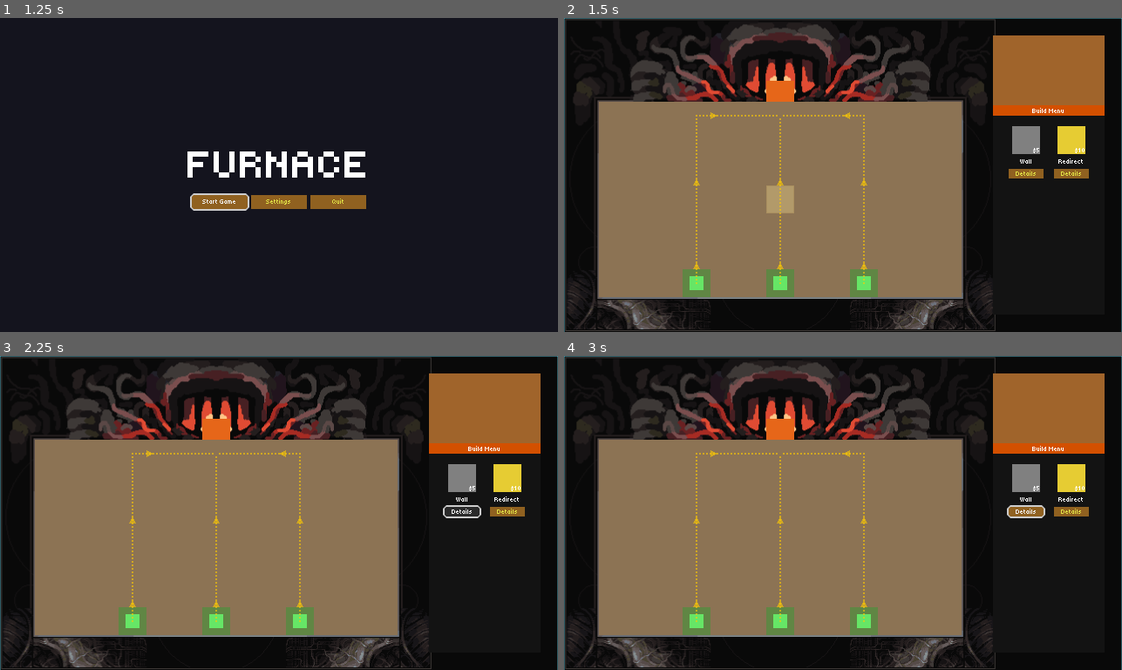
Above: before the commit, frames 1-4 (two rows, left to right).
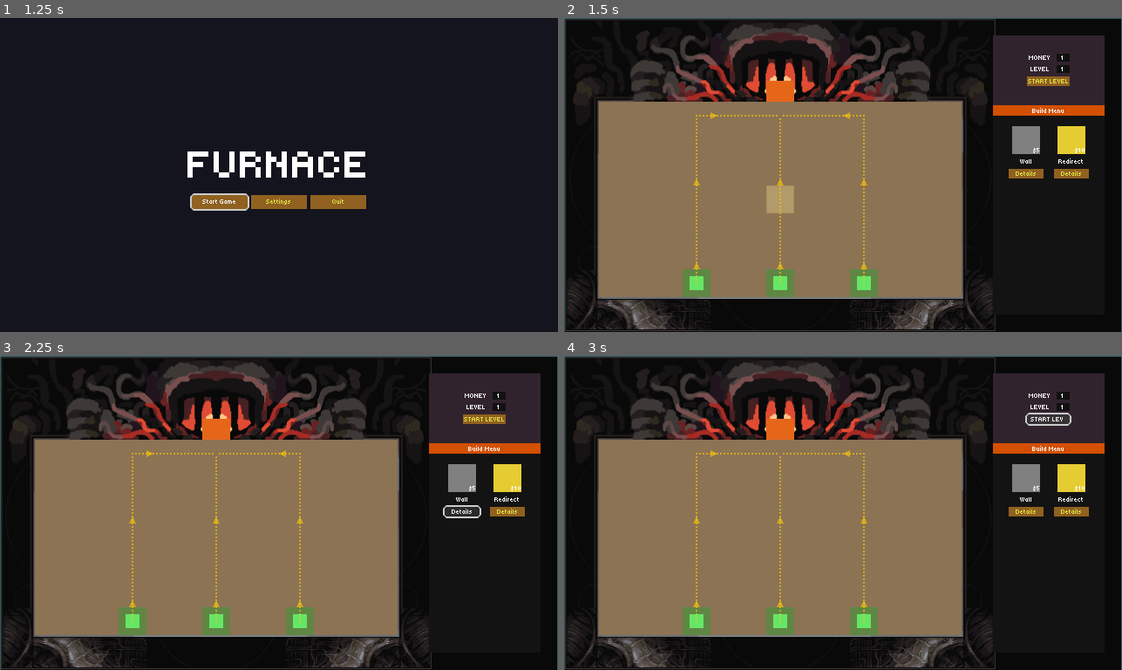
Above: after the commit, the same moments.

Repository: Arcane-Laboratory/Furnace
Game: Godot game, scene res://scenes/ui/title_screen.tscn
The game is run twice, just before and just after one commit, with the same random seed, the same clock (stepped at 60 frames per second) and the same inputs.
Inputs (mouse positions are in pixels of both pictures, inside the frame that each line leads up to):
- Up to frame 1 (1.25 s): tap Enter at 0.5 s; move the mouse to (401, 159) at 0.52 s; tap P at 0.6 s; click (401, 159) at 0.67 s
- Up to frame 2 (1.5 s): click "Start Game" at 1.25 s
- Up to frame 3 (2.25 s): click "Details" at 2 s
- Up to frame 4 (3 s): click (1049, 418) at 2.75 s, where only the run after the commit has a clickable "START LEVEL"

Frame 1 is identical in both runs. In frame 2, 4.3% of the frame differs, in the area x 76-97%, y 5-28%; in frame 3, 4.3%; in frame 4, 4.6%, in the area x 76-97%, y 5-52%.

Commit message:
Added Start Button

Diff:
--- a/godot/scenes/ui/game_submenu.tscn
+++ b/godot/scenes/ui/game_submenu.tscn
@@ -1,4 +1,9 @@
-[gd_scene load_steps=0 format=3 uid="uid://dxuiv0flwd2jt"]
+[gd_scene load_steps=3 format=3 uid="uid://dxuiv0flwd2jt"]
+
+[ext_resource type="Theme" uid="uid://brmsm8x6ntpna" path="res://theme/furnace_theme.tres" id="1_fa1kw"]
+
+[sub_resource type="StyleBoxFlat" id="StyleBoxFlat_m07ah"]
+bg_color = Color(0.06879826, 0.06879829, 0.06879823, 1)
 
 [node name="GameSubmenu" type="Control"]
 custom_minimum_size = Vector2(128, 80)
@@ -10,18 +15,87 @@
 offset_bottom = -280.0
 grow_horizontal = 2
 grow_vertical = 2
+theme = ExtResource("1_fa1kw")
 
 [node name="ColorRect" type="ColorRect" parent="."]
 custom_minimum_size = Vector2(128, 80)
 layout_mode = 0
 offset_right = 40.0
 offset_bottom = 40.0
-color = Color(0.6262084, 0.39393568, 0.17074862, 1)
+color = Color(0.19376665, 0.13948467, 0.17494023, 1)
 
-[node name="CenterContainer" type="CenterContainer" parent="ColorRect"]
+[node name="MarginContainer" type="MarginContainer" parent="."]
+layout_mode = 1
+anchors_preset = 15
+anchor_right = 1.0
+anchor_bottom = 1.0
+grow_horizontal = 2
+grow_vertical = 2
+theme_override_constants/margin_left = 4
+theme_override_constants/margin_top = 4
+theme_override_constants/margin_right = 4
+theme_override_constants/margin_bottom = 4
+
+[node name="CenterContainer" type="CenterContainer" parent="MarginContainer"]
+layout_mode = 2
+
+[node name="VBoxContainer" type="VBoxContainer" parent="MarginContainer/CenterContainer"]
+layout_mode = 2
+
+[node name="HBoxContainer" type="HBoxContainer" parent="MarginContainer/CenterContainer/VBoxContainer"]
+layout_mode = 2
+
+[node name="Label" type="Label" parent="MarginContainer/CenterContainer/VBoxContainer/HBoxContainer"]
+custom_minimum_size = Vector2(30, 0)
+layout_mode = 2
+text = "MONEY"
+horizontal_alignment = 1
+
+[node name="Panel" type="Panel" parent="MarginContainer/CenterContainer/VBoxContainer/HBoxContainer"]
+layout_mode = 2
+size_flags_horizontal = 3
+theme = ExtResource("1_fa1kw")
+theme_override_styles/panel = SubResource("StyleBoxFlat_m07ah")
+
+[node name="CenterContainer" type="CenterContainer" parent="MarginContainer/CenterContainer/VBoxContainer/HBoxContainer/Panel"]
+layout_mode = 1
+anchors_preset = -1
+anchor_left = 0.5
+anchor_right = 0.5
+offset_left = -7.5
+offset_right = 7.5
+offset_bottom = 9.0
+
+[node name="Label2" type="Label" parent="MarginContainer/CenterContainer/VBoxContainer/HBoxContainer/Panel/CenterContainer"]
+layout_mode = 2
+text = "1"
+horizontal_alignment = 1
+
+[node name="HBoxContainer2" type="HBoxContainer" parent="MarginContainer/CenterContainer/VBoxContainer"]
+layout_mode = 2
+
+[node name="Label" type="Label" parent="MarginContainer/CenterContainer/VBoxContainer/HBoxContainer2"]
+custom_minimum_size = Vector2(30, 0)
+layout_mode = 2
+text = "LEVEL"
+horizontal_alignment = 1
+
+[node name="Panel" type="Panel" parent="MarginContainer/CenterContainer/VBoxContainer/HBoxContainer2"]
+layout_mode = 2
+size_flags_horizontal = 3
+theme = ExtResource("1_fa1kw")
+theme_override_styles/panel = SubResource("StyleBoxFlat_m07ah")
+
+[node name="CenterContainer" type="CenterContainer" parent="MarginContainer/CenterContainer/VBoxContainer/HBoxContainer2/Panel"]
 layout_mode = 0
-offset_right = 40.0
-offset_bottom = 40.0
+offset_right = 15.0
+offset_bottom = 9.0
 
-[node name="VBoxContainer" type="VBoxContainer" parent="ColorRect/CenterContainer"]
+[node name="Label2" type="Label" parent="MarginContainer/CenterContainer/VBoxContainer/HBoxContainer2/Panel/CenterContainer"]
 layout_mode = 2
+text = "1"
+horizontal_alignment = 1
+
+[node name="Button" type="Button" parent="MarginContainer/CenterContainer/VBoxContainer"]
+layout_mode = 2
+text = "START LEVEL"
